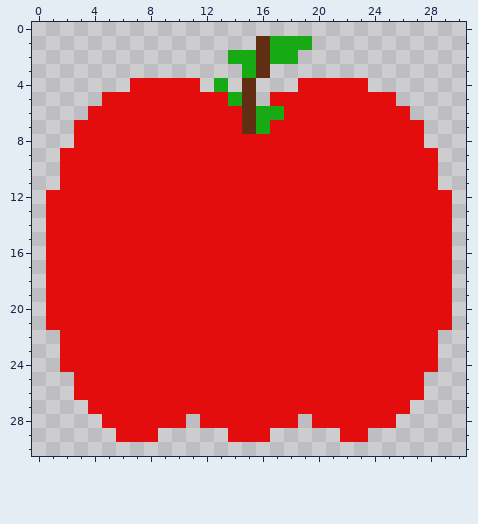
File history of a pixel-art file, Aseprite/AppleGrenade_Icon.aseprite. Above is the file before it was changed.
31x31 pixels, 1 frame. Colours within 5 levels of each other are drawn and written as one.
Now the later version:
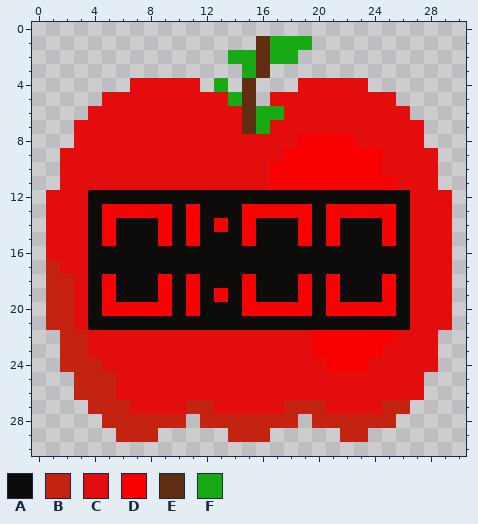
Palette (. is transparent): A #0e0b0b  B #c52311  C #e30d0d  D #f90101  E #612e14  F #17aa14
The author wrote: feat(Special grenades): Added SOs and gfx
The exact change:
layer "Clock" added
Layers "Clock", "Apple":
y 8: x 19..22 CCCC -> DDDD
y 9: x 18..24 CCCCCCC -> DDDDDDD
y 10: x 17..24 CCCCCCCC -> DDDDDDDD
y 11: x 17..25 CCCCCCCCC -> DDDDDDDDD
y 12: x 4..26 CCCCCCCCCCCCCCCCCCCCCCC -> AAAAAAAAAAAAAAAAAAAAAAA
y 13: x 4..26 CCCCCCCCCCCCCCCCCCCCCCC -> ADDDDDADAAADDDDDADDDDDA
y 14: x 4..26 CCCCCCCCCCCCCCCCCCCCCCC -> ADAAADADADADAAADADAAADA
y 15: x 4..26 CCCCCCCCCCCCCCCCCCCCCCC -> ADAAADADAAADAAADADAAADA
y 16: x 4..26 CCCCCCCCCCCCCCCCCCCCCCC -> AAAAAAAAAAAAAAAAAAAAAAA
y 17: x 1 C -> B; x 4..26 CCCCCCCCCCCCCCCCCCCCCCC -> AAAAAAAAAAAAAAAAAAAAAAA
y 18: x 1..2 CC -> BB; x 4..26 CCCCCCCCCCCCCCCCCCCCCCC -> ADAAADADAAADAAADADAAADA
y 19: x 1..2 CC -> BB; x 4..26 CCCCCCCCCCCCCCCCCCCCCCC -> ADAAADADADADAAADADAAADA
y 20: x 1..2 CC -> BB; x 4..26 CCCCCCCCCCCCCCCCCCCCCCC -> ADDDDDADAAADDDDDADDDDDA
y 21: x 1..2 CC -> BB; x 4..26 CCCCCCCCCCCCCCCCCCCCCCC -> AAAAAAAAAAAAAAAAAAAAAAA
y 22: x 2..3 CC -> BB; x 20..25 CCCCCC -> DDDDDD
y 23: x 2..3 CC -> BB; x 20..24 CCCCC -> DDDDD
y 24: x 2..4 CCC -> BBB; x 21..23 CCC -> DDD
y 25..26: x 3..5 CCC -> BBB
y 27: x 4..6 CCC -> BBB; x 11..12 CC -> BB; x 18..20 CCC -> BBB; x 25..26 CC -> BB
y 28: x 5..10 CCCCCC -> BBBBBB; x 12..18 CCCCCCC -> BBBBBBB; x 20..25 CCCCCC -> BBBBBB
y 29: x 6..8 CCC -> BBB; x 14..16 CCC -> BBB; x 22..23 CC -> BB
Pixel boxes of the changes (left, top, right, bottom) in both pictures:
changed: (46, 134, 410, 442)
